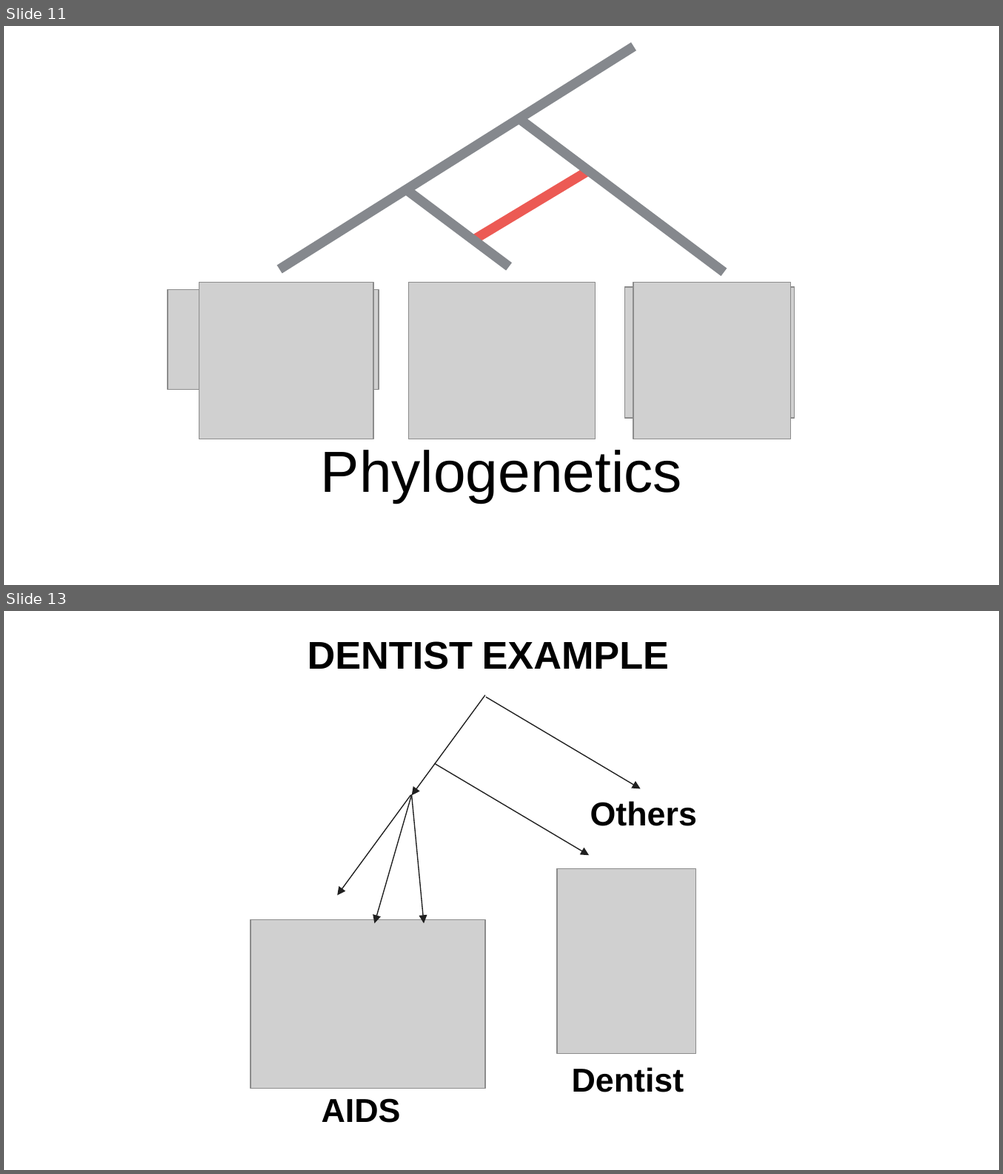
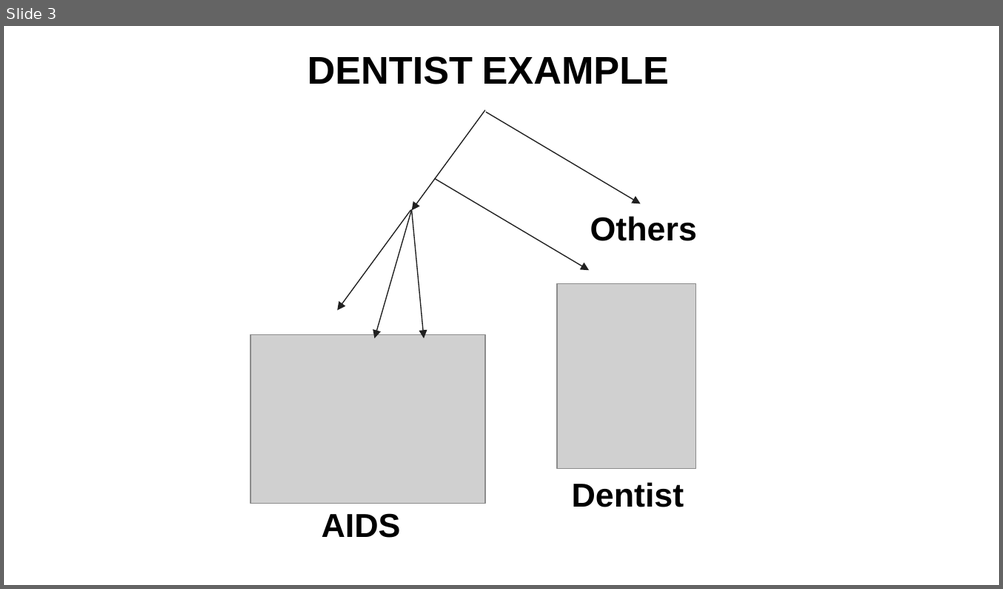
Before and after one commit to iharnoor/PhylogeneticNetworks, a slide deck: Notes/Research.PPTX. Shown one above the other, each under a label of ours: slides 11 and 13 before the commit, slide 3 after it; the slides between them are not shown. The pictures are 1003x1174 and 1003x589 pixels, drawn with LibreOffice and Linux fonts; fonts in the diff are those of the drawing; grey boxes stand for pictures. Boxes give left, top, right and bottom in pixels: in the first picture for what was removed or moved away, otherwise in the second. Text is boxed around its words. In the diff, an @@ line names an element or a change of style, - is before the commit and + after.

```diff
--- a/Notes/Research.PPTX
+++ b/Notes/Research.PPTX
@@ slide 11 removed at (4,26,999,585), background #FFFFFF @@
@@ line removed from (279, 269) to (634, 47) @@
@@ line removed from (724, 272) to (518, 118) @@
@@ line removed from (473, 240) to (587, 173) @@
@@ line removed from (508, 266) to (404, 188) @@
@@ picture removed at (167,289,378,390) @@
@@ picture removed at (199,283,373,440) @@
@@ picture removed at (409,283,595,440) @@
@@ picture removed at (625,287,794,419) @@
@@ picture removed at (634,283,791,440) @@
@@ title removed at (321,450,682,503) @@
-Phylogenetics
@@ what was slide 13 is now slide 3 @@
```
Also in this commit, not shown: 3 slides changed, 15 slides added, 13 other slides removed.
